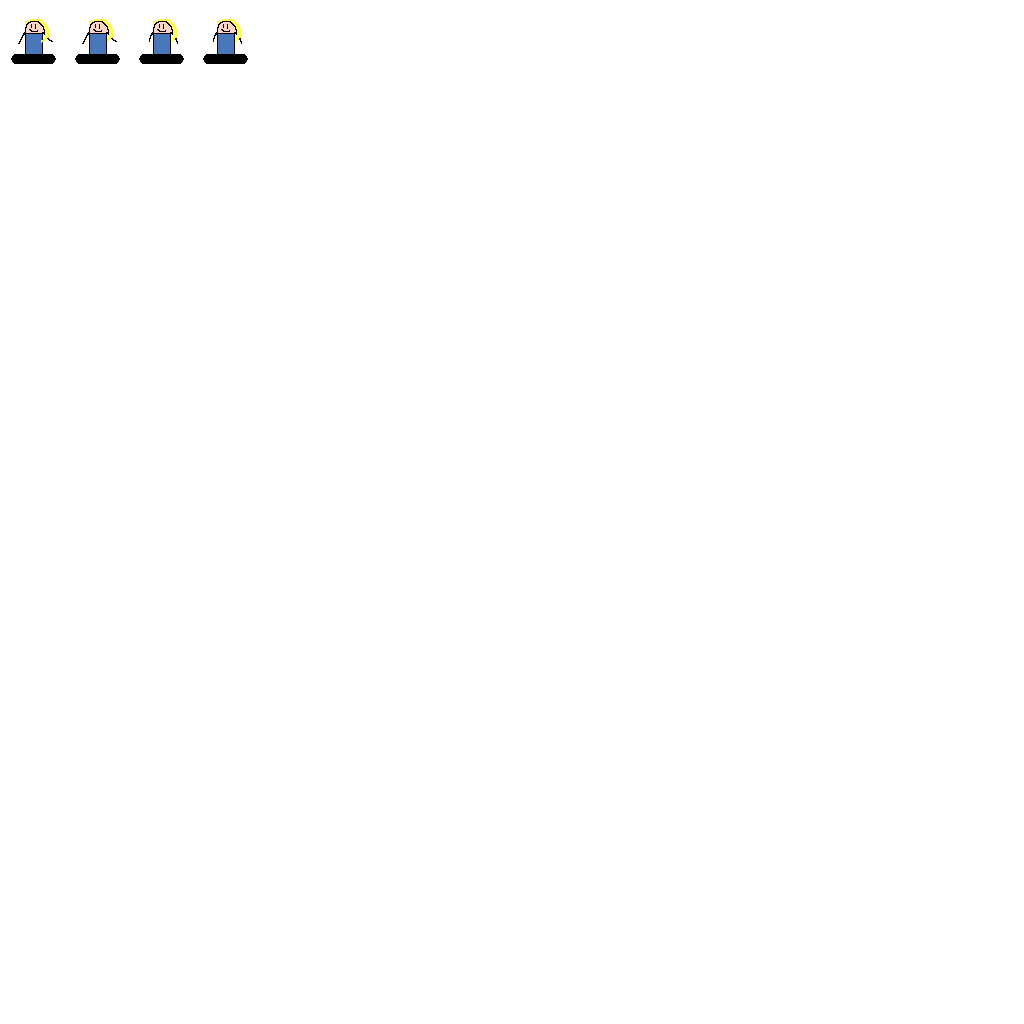
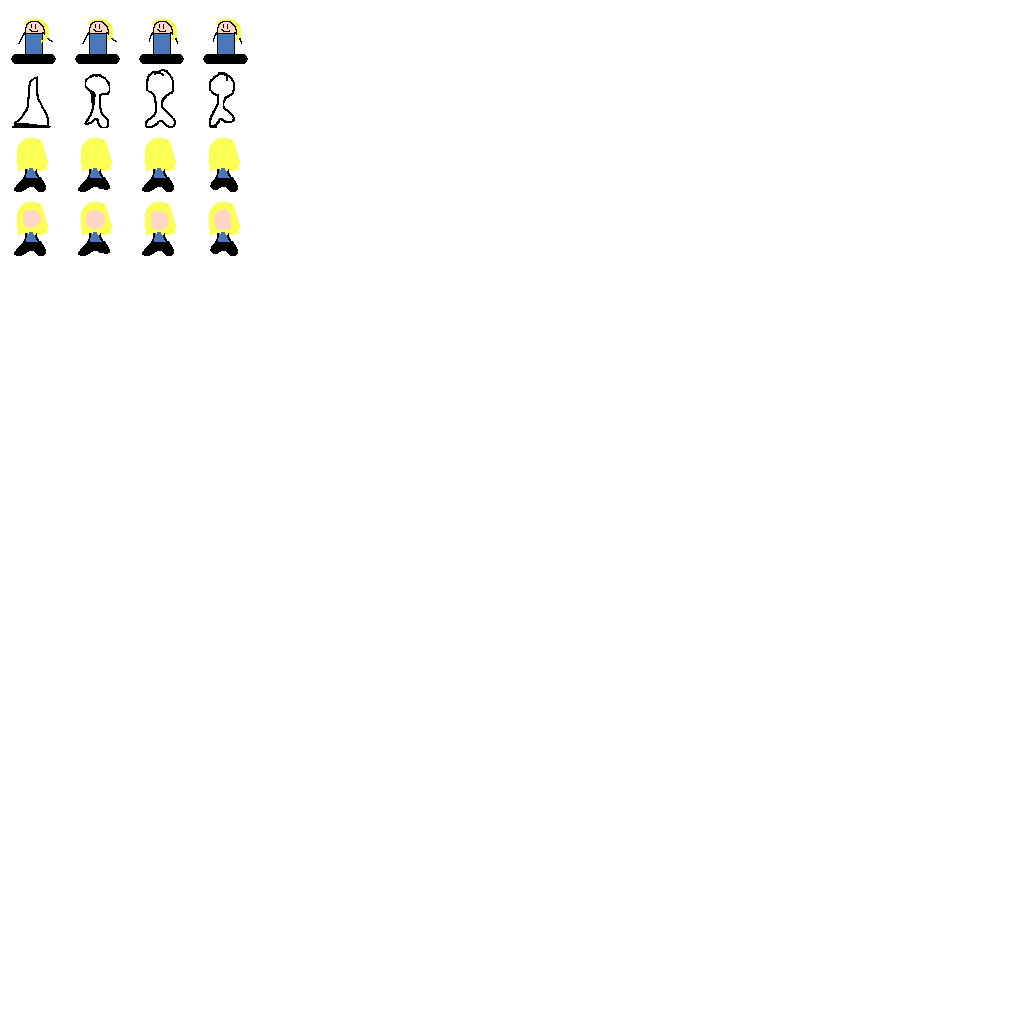
Layers edited between the first and the second 1024×1024 image:
added group "Walking down" with 4 layers above "Walking up" over left=12, top=69, right=240, bottom=256
added layer "Paint Layer 3" (1st of 8, in "Walking down") in group "Walking down" over left=78, top=202, right=240, bottom=256
added layer "Paint Layer 3" (2nd of 8, in "Walking down") in group "Walking down" over left=142, top=69, right=240, bottom=256
added layer "Paint Layer 3" (3rd of 8, in "Walking down") in group "Walking down" over left=78, top=202, right=240, bottom=256
added layer "Paint Layer 3" (4th of 8, in "Walking down") in group "Walking down" over left=14, top=202, right=48, bottom=256
added group "Walking up" with 4 layers above "Paint Layer 1" over left=14, top=138, right=240, bottom=256
added layer "Paint Layer 3" (5th of 8, in "Walking up") in group "Walking up" over left=78, top=138, right=240, bottom=256
added layer "Paint Layer 3" (6th of 8, in "Walking up") in group "Walking up" over left=142, top=138, right=176, bottom=256
added layer "Paint Layer 3" (7th of 8, in "Walking up") in group "Walking up" over left=78, top=138, right=240, bottom=256
added layer "Paint Layer 3" (8th of 8, in "Walking up") in group "Walking up" over left=14, top=138, right=48, bottom=256
painted on "Paint Layer 1" (1st of 4) over left=12, top=69, right=240, bottom=192
